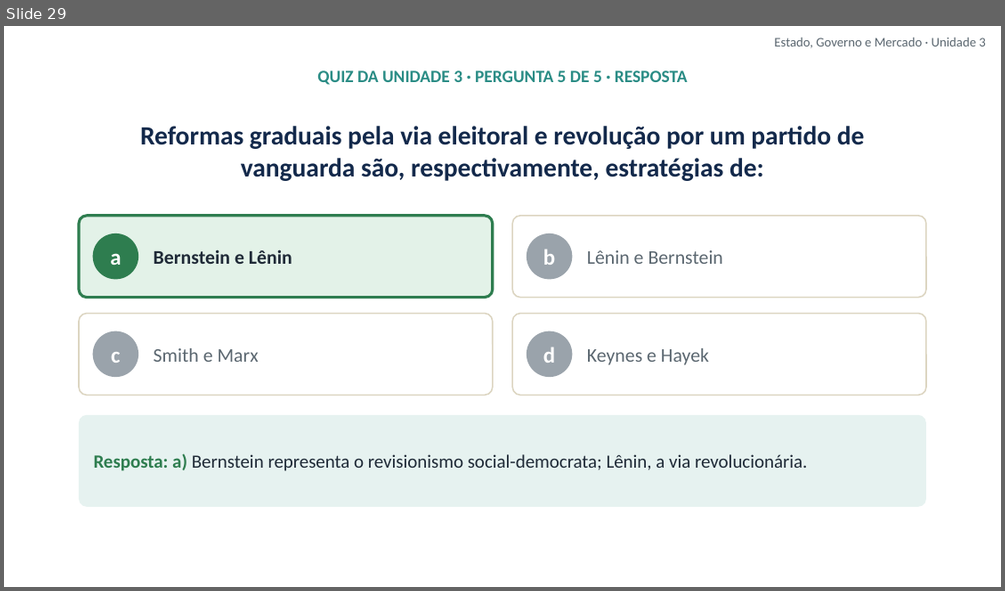
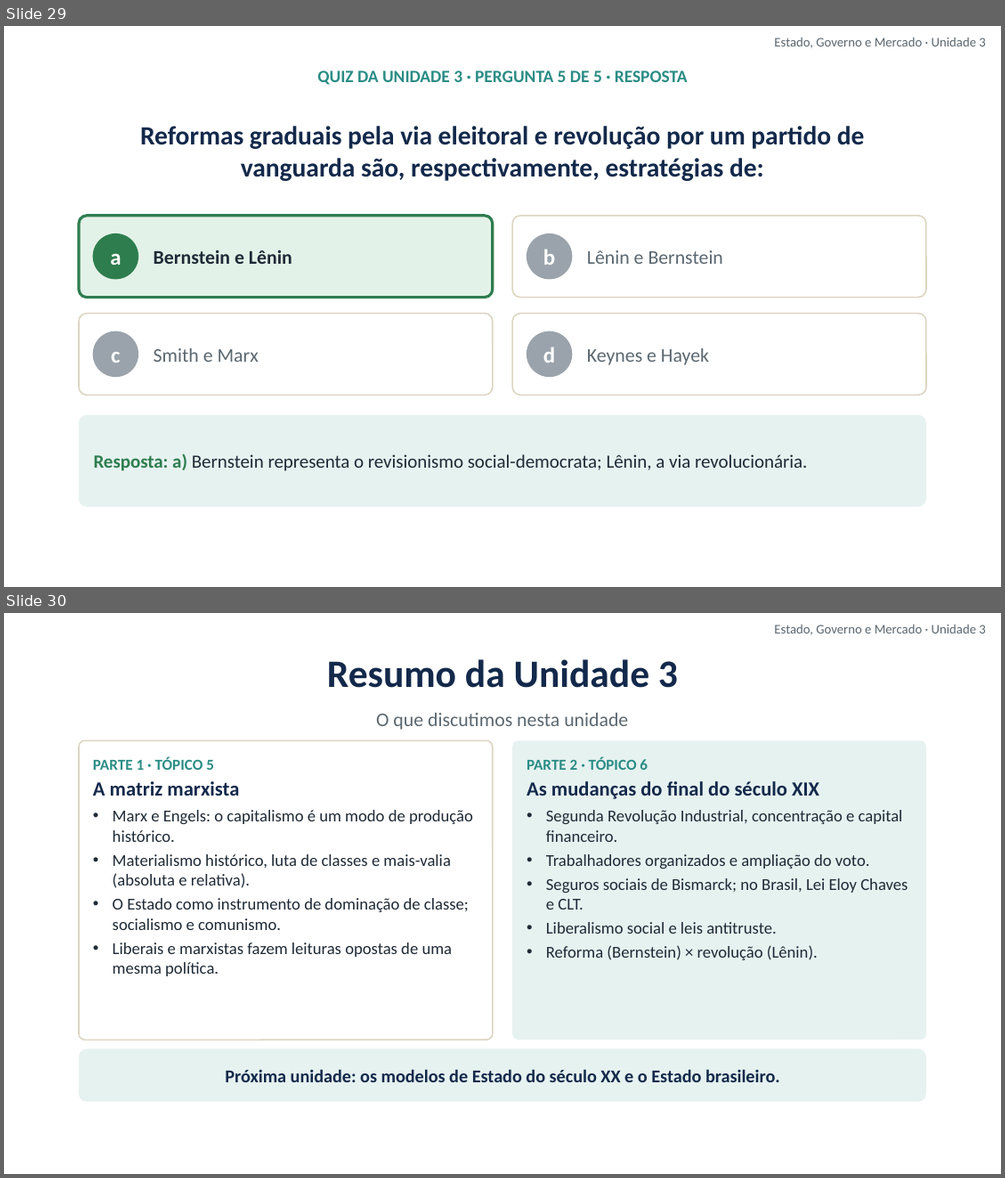
Before and after one commit to cleitonfranco74/gestao_publica, a slide deck: disciplina-01-estado-governo-mercado/materiais/03_Unidade_3_Matriz_Marxista.pptx. Shown one above the other, each under a label of ours: slide 29 before the commit, slides 29 and 30 after it. The pictures are 1005x591 and 1005x1178 pixels, drawn with LibreOffice and Linux fonts; fonts in the diff are those of the drawing; background and template pictures are left out. Boxes give left, top, right and bottom in pixels: in the first picture for what was removed or moved away, otherwise in the second. Text is boxed around its words. In the diff, an @@ line names an element or a change of style, - is before the commit and + after.

```diff
--- a/disciplina-01-estado-governo-mercado/materiais/03_Unidade_3_Matriz_Marxista.pptx
+++ b/disciplina-01-estado-governo-mercado/materiais/03_Unidade_3_Matriz_Marxista.pptx
@@ slide 30 added at [4, 613, 1001, 1174], background picture (left out) @@
@@ text added at [774, 625, 985, 635], 9.5 pt, text #5B6770 @@
+Estado, Governo e Mercado · Unidade 3
@@ text added at [327, 659, 678, 688], 28 pt, text #13294B, bold @@
+Resumo da Unidade 3
@@ text added at [376, 713, 628, 730], 14 pt, text #5B6770 @@
+O que discutimos nesta unidade
@@ rounded rectangle added at [79, 740, 493, 1039], fill #FFFFFF, outline #DCD5C1 1 pt, 12 pt, text #1F2A37 @@
+PARTE 1 · TÓPICO 5
+A matriz marxista
+• Marx e Engels: o capitalismo é um modo de produção histórico.
+• Materialismo histórico, luta de classes e mais-valia (absoluta e relativa).
+• O Estado como instrumento de dominação de classe; socialismo e comunismo.
+• Liberais e marxistas fazem leituras opostas de uma mesma política.
@@ rounded rectangle added at [512, 740, 926, 1039], fill #E6F2F0, 12 pt, text #1F2A37 @@
+PARTE 2 · TÓPICO 6
+As mudanças do final do século XIX
+• Segunda Revolução Industrial, concentração e capital financeiro.
+• Trabalhadores organizados e ampliação do voto.
+• Seguros sociais de Bismarck; no Brasil, Lei Eloy Chaves e CLT.
+• Liberalismo social e leis antitruste.
+• Reforma (Bernstein) × revolução (Lênin).
@@ rounded rectangle added at [79, 1048, 926, 1102], fill #E6F2F0, 13 pt, text #13294B, bold @@
+Próxima unidade: os modelos de Estado do século XX e o Estado brasileiro.
```
Also in this commit, not shown: 8 other files.
